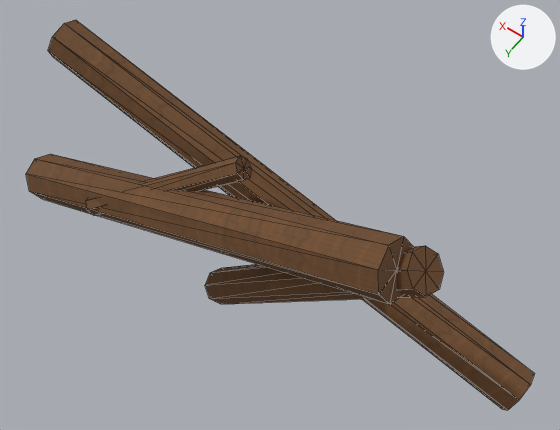
Two versions of the OBJ model Assets/ProjectOEN/ProductionArt/Meshes/environment_set_dressing/en-006_driftwood_cluster__small.obj, one commit apart.
Before and after are seen from a camera (50 mm lens) standing at (-0.708, 0.769, 1.482) and looking at (-0.099, -0.082, 0.144). The axes (+X, +Y, +Z) are drawn at upper right. The lights are the same throughout. The picture after the commit comes second. Mesh edges are drawn as thin lines. Where no turn or scale is listed for an object, it has been applied to the vertices. Vertices at exactly the same position are counted once.

Objects in the first picture: 'en-006_driftwood_cluster__small'.
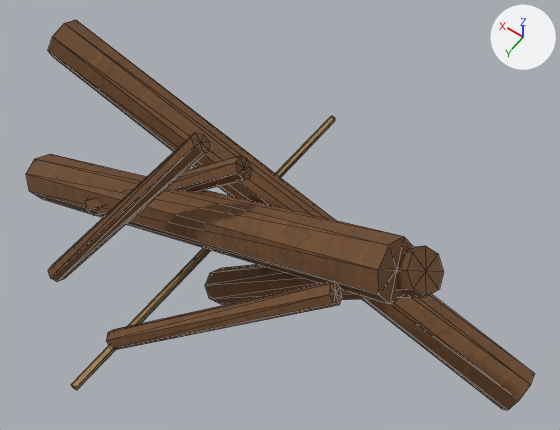
Where the change shows, as pixel boxes [x1, y1, x2, y2] in the pictures (560 x 430 px):
part 1 of me_en_006_driftwood_cluster__small, added (brown)
    after: [106, 281, 342, 350]
part 2 of me_en_006_driftwood_cluster__small, added (brown)
    after: [48, 132, 210, 282]
part 3 of me_en_006_driftwood_cluster__small, added
    after: [71, 116, 335, 390]

Edits to the bpy script that builds the scene:
```text
Add img_rope_albedo_png:
    img_rope_albedo_png = load_image('rope_albedo.png', '../../Materials/Textures/rope_albedo.png', 1024, 1024, 'sRGB')
Add mat_rope:
    mat_rope = principled_material('Rope')
    mat_rope.texture = img_rope_albedo_png
    mat_rope.roughness = 0.89
Change me_en_006_driftwood_cluster__small:
    used by ob_en_006_driftwood_cluster__small; location = (0.0, 0.0, 0.0)
    remove me_en_006_driftwood_cluster__small.from_pydata(...)  # 86 vertices, 152 faces; spans x -0.714..0.605, y -0.172..0.101, z -0.179..0.407
    add me_en_006_driftwood_cluster__small.from_pydata(...)  # 130 vertices, 228 faces; spans x -0.714..0.605, y -0.498..0.448, z -0.179..0.436
    me_en_006_driftwood_cluster__small part 1: a new loose piece of 16 vertices spanning x -0.377..0.056, y 0.099..0.341, z 0.015..0.345, in mat_wood (picture img_wood_albedo_png)
    me_en_006_driftwood_cluster__small part 2: a new loose piece of 16 vertices spanning x -0.023..0.344, y 0.021..0.26, z -0.076..0.436, in mat_wood (picture img_wood_albedo_png)
    me_en_006_driftwood_cluster__small part 3
    12 vertices are added at x 0.019..0.042, y -0.498..0.448, z 0.022..0.041
    20 new faces join them, mat_rope (picture img_rope_albedo_png)
    add me_en_006_driftwood_cluster__small.materials.append(mat_rope)  # picture img_rope_albedo_png
```
